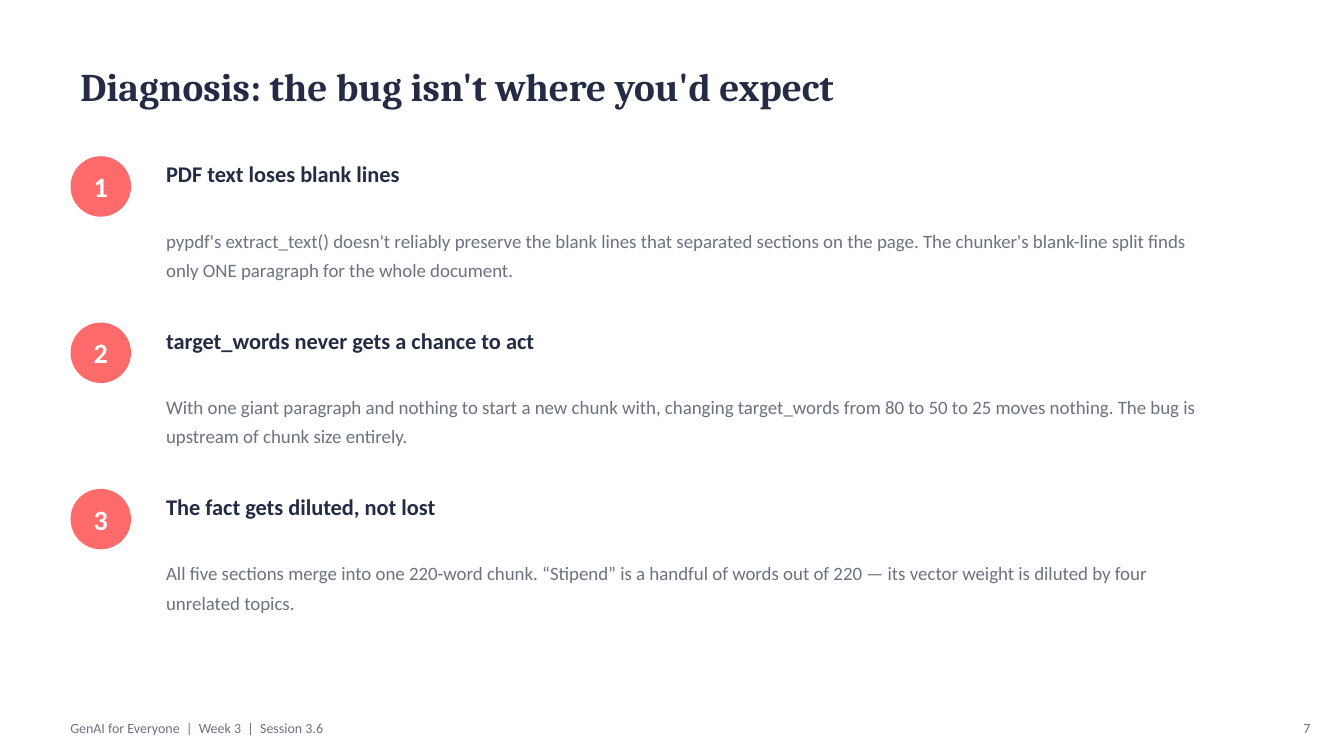
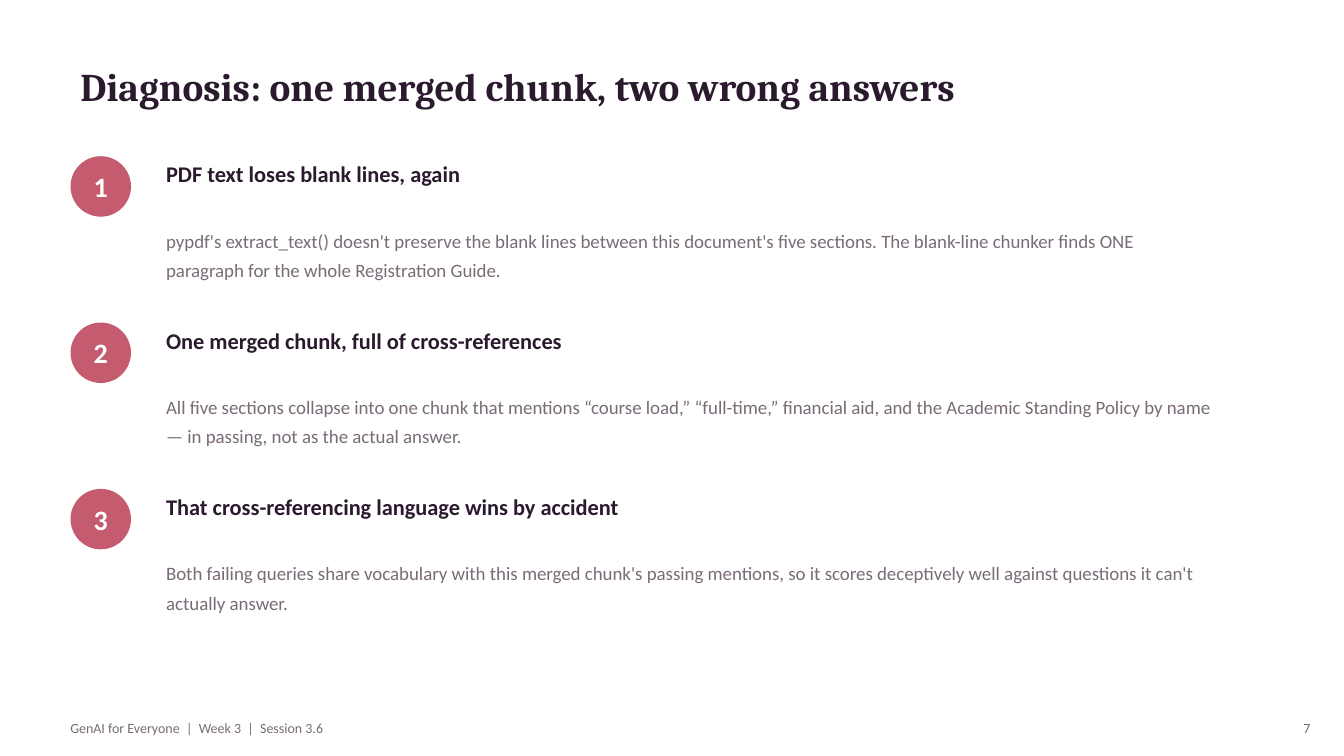
Before and after one commit to TechNaom/genai-for-everyone, a slide deck: slide 7 of slides/week-03/session-3.6.pptx. Drawn at 1344x756 pixels with LibreOffice and Linux fonts; fonts in the diff are those of the drawing. Boxes give left, top, right and bottom in pixels: in the first picture for what was removed or moved away, otherwise in the second. Text is boxed around its words. In the diff, an @@ line names an element or a change of style, - is before the commit and + after.

Commit message:
Rebuild Session 3.6 from scratch: campus Q&A bot, new corpus, new bug

```diff
--- a/slides/week-03/session-3.6.pptx
+++ b/slides/week-03/session-3.6.pptx
@@ text at [80, 73, 955, 110]: text changed; text colour #232B45 to #2B1A2E @@
-Diagnosis: the bug isn't where you'd expect
+Diagnosis: one merged chunk, two wrong answers
@@ text at [166, 166, 460, 186]: text changed; text colour #232B45 to #2B1A2E @@
-PDF text loses blank lines
+PDF text loses blank lines, again
@@ text at [166, 234, 1134, 280]: text changed; text colour #6B7280 to #7A6B78 @@
-pypdf's extract_text() doesn't reliably preserve the blank lines that separated sections on the page. The chunker's blank-line split finds only ONE paragraph for the whole document.
+pypdf's extract_text() doesn't preserve the blank lines between this document's five sections. The blank-line chunker finds ONE paragraph for the whole Registration Guide.
@@ text at [166, 333, 562, 353]: text changed; text colour #232B45 to #2B1A2E @@
-target_words never gets a chance to act
+One merged chunk, full of cross-references
@@ text at [166, 400, 1210, 446]: text changed; text colour #6B7280 to #7A6B78 @@
-With one giant paragraph and nothing to start a new chunk with, changing target_words from 80 to 50 to 25 moves nothing. The bug is upstream of chunk size entirely.
+All five sections collapse into one chunk that mentions “course load,” “full-time,” financial aid, and the Academic Standing Policy by name — in passing, not as the actual answer.
@@ fill #FF6B6B to #C45B6E in 3 elements at [71, 156, 131, 217], [71, 323, 131, 383], [71, 489, 131, 549] @@
@@ text at [166, 499, 619, 519]: text changed; text colour #232B45 to #2B1A2E @@
-The fact gets diluted, not lost
+That cross-referencing language wins by accident
@@ text at [166, 567, 1193, 613]: text changed; text colour #6B7280 to #7A6B78 @@
-All five sections merge into one 220-word chunk. “Stipend” is a handful of words out of 220 — its vector weight is diluted by four unrelated topics.
+Both failing queries share vocabulary with this merged chunk's passing mentions, so it scores deceptively well against questions it can't actually answer.
@@ text "GenAI for Everyone | Week ..." at [70, 723, 323, 735]: text colour #6B7280 to #7A6B78 @@
@@ text "7" at [1303, 724, 1310, 733]: text colour #6B7280 to #7A6B78 @@
```
Also in this commit, not shown: 7 other slides changed, 2 slides added, 2 slides removed, 10 other files.
